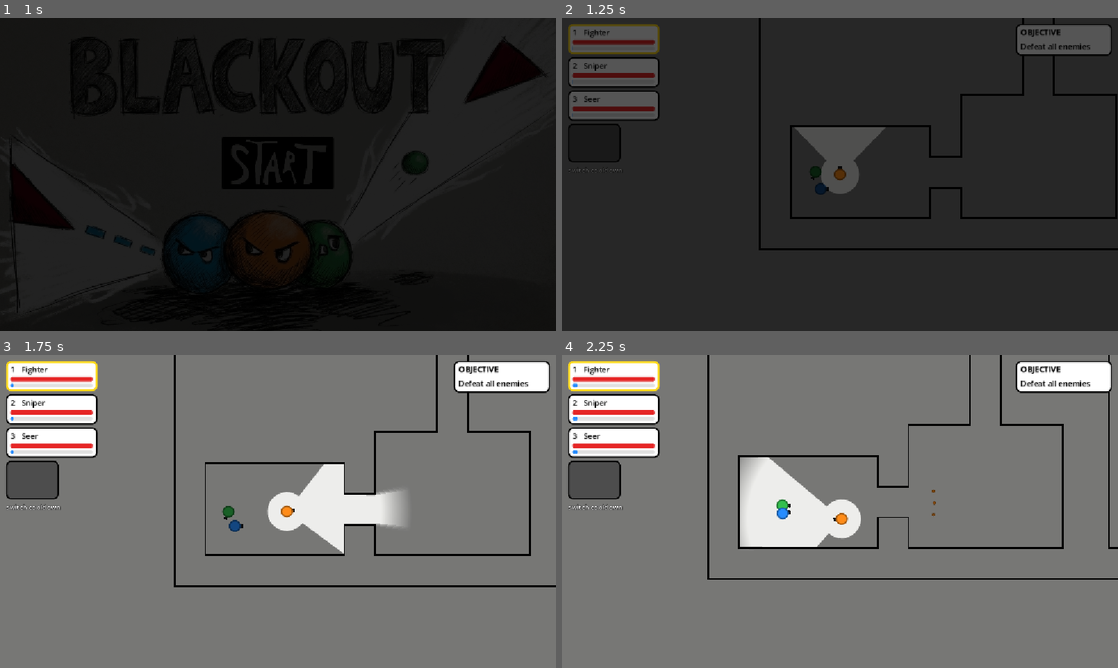
Above: before the commit, frames 1-4 (two rows, left to right).
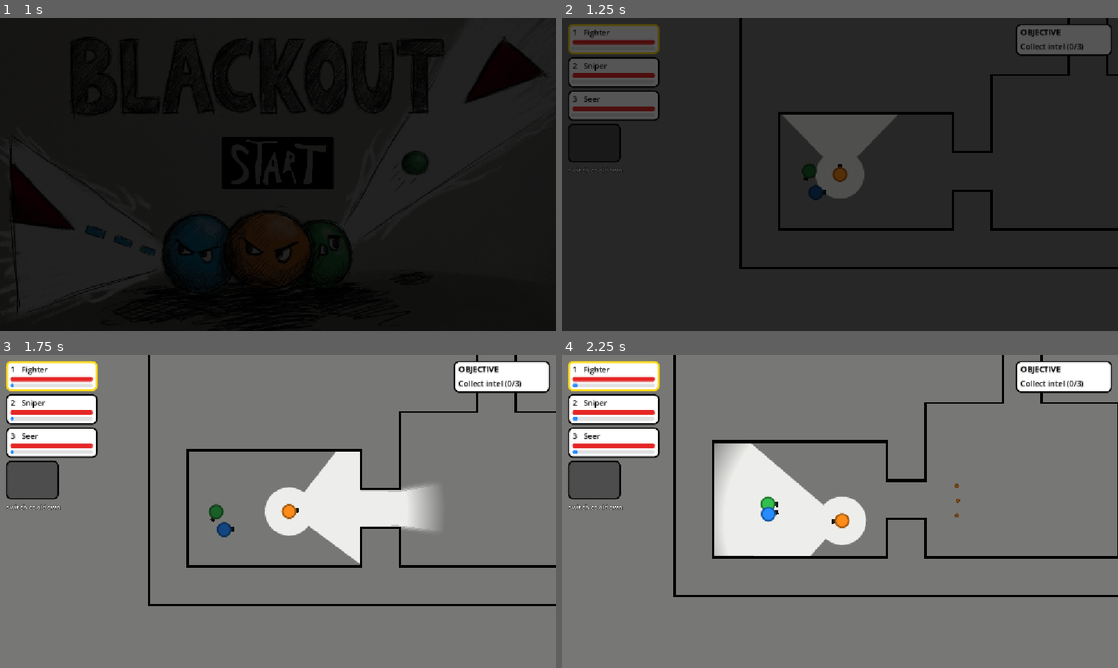
Above: after the commit, the same moments.

Repository: janarialtdorf/blackout-game
Game: Godot game, scene res://ui/start_menu.tscn
Same seed, same stepped clock (60 frames per second), same inputs: the game is played once before the commit and once after it. Sound files missing from this copy of the repository are replaced by a short silence.
Inputs (mouse positions are in pixels of both pictures, inside the frame that each line leads up to):
- Up to frame 1 (1 s): click (278, 161) at 0.5 s
- Up to frame 2 (1.25 s): no input
- Up to frame 3 (1.75 s): move the mouse to (400, 495) at 1.27 s; press the mouse at (400, 495) at 1.28 s; hold D (move_right) from 1.28 s (still down)
- Up to frame 4 (2.25 s): move the mouse to (728, 527) at 2.02 s; release D (move_right) at 2.03 s; release the mouse at (728, 527) at 2.03 s; hold S (move_down) from 2.03 s (still down); click (728, 527) at 2.1 s

Frame 1 is identical in both runs. In frame 2, 5.4% of the frame differs, in the area x 31-100%, y 0-81%; in frame 3, 7.2%; in frame 4, 7.9%, in the area x 20-100%, y 0-78%.

Commit message:
feat(gameplay): added different fov for characters

Diff:
--- a/abilities/reveal_ability.gd
+++ b/abilities/reveal_ability.gd
@@ -4,9 +4,13 @@
 
 @export var duration: float = 3.0
 @export var team_wall_sight: bool = false
+## Camera zoom while the effect lasts and you play this hero (below 1 = see more). 0 = unchanged.
+@export var camera_zoom: float = 0.0
 
 
-func _apply(_hero: Hero) -> void:
+func _apply(hero: Hero) -> void:
 	VisionComponent.reveal_all(duration)
+	if camera_zoom > 0.0:
+		hero.override_camera_zoom(camera_zoom, duration)
 	if team_wall_sight:
 		VisionComponent.grant_wall_sight(duration)
--- a/components/hurtbox.gd
+++ b/components/hurtbox.gd
@@ -4,8 +4,10 @@
 ## owner's hurtbox physics layer (hero_hurtbox / enemy_hurtbox). Damage goes to `health`.
 
 @export var health: HealthComponent
+## Multiplies every hit (rounded), e.g. 0.5 = takes half damage.
+var damage_scale := 1.0
 
 
 ## Returns the damage actually dealt.
 func take_hit(damage: int) -> int:
-	return health.take_damage(damage)
+	return health.take_damage(roundi(damage * damage_scale))
--- a/components/weapon_component.gd
+++ b/components/weapon_component.gd
@@ -10,6 +10,8 @@
 @export var stats: WeaponStats
 ## What stops this weapon's bullets: walls + the targets' hurtbox layer.
 @export_flags_2d_physics var hit_mask: int = 1
+## Multiplies the damage of every projectile fired (rounded), e.g. 0.5 = half damage.
+var damage_scale := 1.0
 
 @onready var _cooldown: Timer = $Cooldown
 @onready var _sound: AudioStreamPlayer2D = $Sound
@@ -38,7 +40,7 @@
 	var projectile: Projectile = PROJECTILE_SCENE.instantiate()
 	projectile.speed = stats.projectile_speed
 	projectile.max_distance = stats.max_range
-	projectile.damage = damage
+	projectile.damage = roundi(damage * damage_scale)
 	projectile.hit_mask = hit_mask
 	projectile.pierces = stats.pierces
 	projectile.weapon = self
--- a/heroes/fighter/fighter_stats.tres
+++ b/heroes/fighter/fighter_stats.tres
@@ -23,4 +23,5 @@
 weapon = ExtResource("3")
 ultimate = SubResource("Resource_ultimate")
 vision_angle = 88.358
+camera_zoom = 1.25
 visual_scene = ExtResource("2")
--- a/heroes/hero.gd
+++ b/heroes/hero.gd
@@ -8,6 +8,8 @@
 
 ## Teammates stop walking once they are this close to their spot behind the leader.
 const FOLLOW_SLACK := 120.0
+## AI teammates take and deal this share of damage, so the hero you play matters most.
+const TEAMMATE_DAMAGE_SCALE := 0.5
 
 @export var stats: HeroStats
 
@@ -16,12 +18,17 @@
 	set(value):
 		controlled = value
 		vision.active = value
+		var damage_scale := 1.0 if value else TEAMMATE_DAMAGE_SCALE
+		weapon.damage_scale = damage_scale
+		$Hurtbox.damage_scale = damage_scale
 var leader: Hero
 ## Where this teammate walks to, relative to the leader (rotates with the leader).
 var follow_offset := Vector2.ZERO
 var visual: Visual
 var _dash_velocity := Vector2.ZERO
 var _dash_time_left := 0.0
+var _zoom_override := 0.0
+var _zoom_override_left := 0.0
 
 @onready var weapon: WeaponComponent = $WeaponComponent
 @onready var health: HealthComponent = $HealthComponent
@@ -51,6 +58,17 @@
 		stats.ultimate.activate(self)
 
 
+## Uses `zoom` instead of stats.camera_zoom for `seconds` (e.g. during an ultimate).
+func override_camera_zoom(zoom: float, seconds: float) -> void:
+	_zoom_override = zoom
+	_zoom_override_left = seconds
+
+
+## The camera zoom the Squad should use while you play this hero.
+func camera_zoom() -> float:
+	return _zoom_override if _zoom_override_left > 0.0 else stats.camera_zoom
+
+
 ## Moves the hero by `offset` over `duration` seconds, ignoring input. Ends early at a wall or
 ## body in the way. Use with `await`.
 func dash(offset: Vector2, duration: float) -> void:
@@ -60,6 +78,7 @@
 
 
 func _physics_process(delta: float) -> void:
+	_zoom_override_left -= delta
 	if _dash_time_left > 0.0:
 		_dash_step(delta)
 		return
--- a/heroes/seer/seer_stats.tres
+++ b/heroes/seer/seer_stats.tres
@@ -10,6 +10,7 @@
 script = ExtResource("4")
 duration = 8.0
 team_wall_sight = true
+camera_zoom = 0.75
 effect_scene = ExtResource("6")
 
 [resource]
@@ -22,4 +23,5 @@
 vision_range = 170.0
 vision_angle = 360.0
 sees_through_walls = true
+camera_zoom = 1.25
 visual_scene = ExtResource("2")
--- a/heroes/squad.gd
+++ b/heroes/squad.gd
@@ -8,6 +8,8 @@
 
 ## Where teammates walk to, behind the hero you control (x = forward, y = sideways).
 const FOLLOW_OFFSETS: Array[Vector2] = [Vector2(-120, -90), Vector2(-80, 60)]
+## How fast the camera eases to the active hero's zoom, in zoom units per second.
+const ZOOM_SPEED := 1.0
 
 ## Seconds after a switch before you can switch again (shared by all heroes).
 @export var switch_cooldown: float = 3.0
@@ -26,12 +28,15 @@
 		hero.health.died.connect(_on_hero_died.bind(hero))
 	_hud.show_squad(heroes, _cooldown)
 	_set_active(heroes[0])
+	camera.zoom = Vector2.ONE * active.camera_zoom() # no zoom animation at level start
 	camera.global_position = active.global_position
 	camera.reset_smoothing()
 
 
-func _physics_process(_delta: float) -> void:
+func _physics_process(delta: float) -> void:
 	camera.global_position = active.global_position
+	# Eased every frame (not tweened once), so a zoom that ends mid-ultimate or a switch both just work.
+	camera.zoom = camera.zoom.move_toward(Vector2.ONE * active.camera_zoom(), ZOOM_SPEED * delta)
 
 
 func _unhandled_input(event: InputEvent) -> void:
--- a/levels/level.gd
+++ b/levels/level.gd
@@ -1,8 +1,8 @@
 class_name Level
 extends Node2D
 ## Root of every level. Runs the mission: a wiped squad fails it; reaching a LevelExit goes
-## to next_level, or wins the game if there is none. While any enemy in the level is alive,
-## the exits stay locked.
+## to next_level, or wins the game if there is none. While any Boss in the level is alive or
+## any required Collectible is left, the exits stay locked.
 ## Expects a child named "Squad".
 
 const RESULT_SCREEN := preload("res://ui/result_screen.tscn")
@@ -14,7 +14,6 @@
 @export_file("*.tscn") var next_level: String
 
 var _exits: Array[LevelExit] = []
-var _enemies_alive := 0
 var _bosses_alive := 0
 var _collectibles: Array[Collectible] = []
 var _objective: ObjectivePanel
@@ -26,15 +25,16 @@
 	_exits.assign(find_children("*", "LevelExit"))
 	for exit in _exits:
 		exit.reached.connect(_on_exit_reached)
-	for enemy: Enemy in find_children("*", "Enemy"):
-		_enemies_alive += 1
-		enemy.health.died.connect(_on_enemy_died.bind(enemy is Boss))
-		if enemy is Boss:
-			_bosses_alive += 1
-			enemy.appeared.connect(_show_boss_bar.bind(enemy))
+	for boss: Boss in find_children("*", "Boss"):
+		_bosses_alive += 1
+		boss.health.died.connect(_on_boss_died)
+		boss.appeared.connect(_show_boss_bar.bind(boss))
+	_collectibles.assign(find_children("*", "Collectible"))
+	for item in _collectibles:
+		item.collected.connect(_update_objective)
 	_objective = OBJECTIVE_PANEL.instantiate()
 	add_child(_objective)
-	_update_exits()
+	_update_objective()
 
 
 func _show_boss_bar(boss: Boss) -> void:
@@ -43,22 +43,38 @@
 	bar.show_boss(boss)
 
 
-func _on_enemy_died(was_boss: bool) -> void:
-	_enemies_alive -= 1
-	if was_boss:
-		_bosses_alive -= 1
-	_update_exits()
+func _on_boss_died() -> void:
+	_bosses_alive -= 1
+	_update_objective()
 
 
-func _update_exits() -> void:
+# Lists what is left to do, one line each, and locks the exits until only the exit is left.
+func _update_objective() -> void:
+	var goals: Array[String] = []
+	if _bosses_alive > 0:
+		goals.append("Defeat the boss")
+	goals.append_array(_collectible_goals(true))
+	var locked := not goals.is_empty()
+	if not locked:
+		goals.append("Reach the exit")
+	goals.append_array(_collectible_goals(false))
 	for exit in _exits:
-		exit.locked = _enemies_alive > 0
-	if _bosses_alive > 0:
-		_objective.show_objective("Defeat the boss")
-	elif _enemies_alive > 0:
-		_objective.show_objective("Defeat all enemies")
-	else:
-		_objective.show_objective("Reach the exit")
+		exit.locked = locked
+	_objective.show_objective("\n".join(goals))
+
+
+# "<label> (found/total)" per label. Finished required labels are left out; bonus ones stay.
+func _collectible_goals(required: bool) -> Array[String]:
+	var counts := {} # label -> Vector2i(found, total)
+	for item in _collectibles:
+		if item.required == required:
+			counts[item.label] = counts.get(item.label, Vector2i.ZERO) + Vector2i(int(item.is_collected), 1)
+	var goals: Array[String] = []
+	for label: String in counts:
+		var count: Vector2i = counts[label]
+		if not required or count.x < count.y:
+			goals.append("%s (%d/%d)" % [label, count.x, count.y])
+	return goals
 
 
 func _on_squad_wiped() -> void:
--- a/levels/level_2.tscn
+++ b/levels/level_2.tscn
@@ -1,11 +1,11 @@
-[gd_scene format=4]
+[gd_scene format=4 uid="uid://ckce7m5lgbgv0"]
 
-[ext_resource type="Script" path="res://levels/level.gd" id="1_at1ld"]
-[ext_resource type="TileSet" path="res://levels/tiles/tile_set.tres" id="2_sd18g"]
-[ext_resource type="Script" path="res://levels/level_drawing.gd" id="3_vm7no"]
-[ext_resource type="Script" path="res://levels/level_navigation.gd" id="4_hbb88"]
-[ext_resource type="Script" path="res://levels/darkness.gd" id="5_wcjpl"]
-[ext_resource type="PackedScene" path="res://enemies/shooter/shooter.tscn" id="6_5orea"]
+[ext_resource type="Script" uid="uid://dlaqletukfc8u" path="res://levels/level.gd" id="1_at1ld"]
+[ext_resource type="TileSet" uid="uid://cg38w0x1tlsnv" path="res://levels/tiles/tile_set.tres" id="2_sd18g"]
+[ext_resource type="Script" uid="uid://b7not1q2toooy" path="res://levels/level_drawing.gd" id="3_vm7no"]
+[ext_resource type="Script" uid="uid://2ihq44qxg1ij" path="res://levels/level_navigation.gd" id="4_hbb88"]
+[ext_resource type="Script" uid="uid://b4sqengt4sjdm" path="res://levels/darkness.gd" id="5_wcjpl"]
+[ext_resource type="PackedScene" uid="uid://bxs6krlw7tiwh" path="res://enemies/shooter/shooter.tscn" id="6_5orea"]
 [ext_resource type="PackedScene" path="res://enemies/chaser/chaser.tscn" id="7_0ourt"]
 [ext_resource type="PackedScene" path="res://heroes/squad.tscn" id="8_w200a"]
 [ext_resource type="PackedScene" path="res://levels/level_exit.tscn" id="9_uo0vl"]
@@ -96,11 +96,11 @@
 position = Vector2(2448, 1168)
 
 [node name="Server" parent="." unique_id=945122326 instance=ExtResource("10_sd18g")]
-position = Vector2(2432, 192)
+position = Vector2(1950, 196)
 label = "Hack server"
 hold_time = 3.0
 
 [node name="Server2" parent="." unique_id=320702550 instance=ExtResource("10_sd18g")]
-position = Vector2(1808, 1104)
+position = Vector2(770, 590)
 label = "Hack server"
 hold_time = 3.0
--- a/levels/level_exit.gd
+++ b/levels/level_exit.gd
@@ -4,7 +4,7 @@
 
 signal reached
 
-## A locked exit is dimmed and ignores heroes. The Level unlocks it when every enemy is dead.
+## A locked exit is dimmed and ignores heroes. The Level unlocks it when every boss is dead and every required objective is done.
 @export var locked := false:
 	set(value):
 		locked = value
--- a/resources/hero_stats.gd
+++ b/resources/hero_stats.gd
@@ -17,6 +17,8 @@
 @export_range(10.0, 360.0) var vision_angle: float = 90.0
 ## Sees (and lights up) through walls.
 @export var sees_through_walls: bool = false
+## Camera zoom while you play this hero. Above 1 = closer, for heroes that see only nearby.
+@export var camera_zoom: float = 1.0
 @export_group("")
 ## A scene whose root uses visual.gd. Point this at your art scene to reskin the hero.
 @export var visual_scene: PackedScene
--- a/tests/test_boss.gd
+++ b/tests/test_boss.gd
@@ -63,5 +63,5 @@
 	boss.health.take_damage(boss.health.max_health)
 	await process_frame
 	check(not is_instance_valid(bar), "the boss bar goes away when the boss dies")
-	check(not exit.locked, "killing the boss (last enemy) unlocks the exit")
-	check(objective.get_node("%Goal").text == "Reach the exit", "after the boss the objective says to reach the exit")
+	check(not exit.locked, "killing the boss unlocks the exit")
+	check(objective.get_node("%Goal").text.begins_with("Reach the exit"), "after the boss the objective says to reach the exit")
--- a/tests/test_mission.gd
+++ b/tests/test_mission.gd
@@ -38,13 +38,11 @@
 	await load_scene(chain[0])
 	team = squad()
 	var exit: LevelExit = current_scene.find_children("*", "LevelExit")[0]
-	check(exit.locked, "the exit starts locked while enemies live")
-	var enemies := get_nodes_in_group(&"enemies")
-	for enemy: Enemy in enemies.slice(1):
-		enemy.health.take_damage(enemy.health.max_health)
-	check(exit.locked, "one enemy left keeps the exit locked")
-	enemies[0].health.take_damage(enemies[0].health.max_health)
-	check(not exit.locked, "killing every enemy unlocks the exit")
+	check(exit.locked, "the exit starts locked while objectives are left")
+	complete_objectives()
+	check(not exit.locked, "finishing the objectives unlocks the exit while enemies still live")
+	for enemy in get_nodes_in_group(&"enemies"):
+		enemy.free() # so they can't kill the squad while it walks to the exit
 	team.heroes[1].global_position = exit.global_position # an AI teammate first: should not count
 	await wait(5)
 	check(current_scene.scene_file_path == chain[0], "an AI teammate on the exit does nothing")
@@ -57,7 +55,8 @@
 	await load_scene(chain[-1])
 	exit = current_scene.find_children("*", "LevelExit")[0]
 	for enemy: Enemy in get_nodes_in_group(&"enemies"):
-		enemy.health.take_damage(enemy.health.max_health) # killed, not freed: every enemy must die to unlock the exit
+		enemy.health.take_damage(enemy.health.max_health) # killed, not freed: a boss must die to unlock the exit
+	complete_objectives()
 	await wait(2)
 	squad().active.global_position = exit.global_position
 	await wait(5)
--- a/tests/test_squad.gd
+++ b/tests/test_squad.gd
@@ -11,6 +11,7 @@
 
 	check(team.active == fighter and fighter.controlled and fighter.vision.active, "starts as hero 1 with its vision on")
 	check(not sniper.vision.active and not seer.vision.active, "teammates' vision is off")
+	check(team.camera.zoom == Vector2.ONE * 1.25, "the Fighter's camera starts zoomed in")
 
 	var fighter_spot := fighter.global_position
 	var sniper_spot := sniper.global_position
@@ -24,6 +25,7 @@
 	await physics_frame
 	check(team.active == sniper and sniper.controlled and not fighter.controlled, "key 2 switches control to hero 2")
 	check(sniper.vision.active and not fighter.vision.active, "vision moves with control")
+	check(team.camera.zoom == Vector2.ONE, "the camera zooms out to the Sniper's zoom after a switch")
 	_press("switch_3")
 	await physics_frame
 	check(team.active == sniper, "switching again right away is blocked by the shared cooldown")
@@ -51,6 +53,22 @@
 	await wait(60)
 	check(damage_taken(target) > 0, "AI teammates shoot enemies they have a clear line to")
 
+	# Teammates take and deal half damage; the controlled hero full.
+	check(fighter.get_node("Hurtbox").take_hit(20) == 10, "a teammate takes half damage from a hit")
+	check(seer.get_node("Hurtbox").take_hit(20) == 20, "the controlled hero takes full damage")
+	check(_fired_damage(fighter, 15) == 8 and _fired_damage(seer, 15) == 15, "a teammate's bullets do half damage (rounded)")
+	team.get_node("SwitchCooldown").stop()
+	team.try_switch(0)
+	check(_fired_damage(fighter, 15) == 15 and _fired_damage(seer, 15) == 8, "switching gives the new active hero full damage")
+
+
+func _fired_damage(hero: Hero, damage: int) -> int:
+	hero.weapon.fire_projectile(0.0, damage)
+	var projectile: Projectile = current_scene.get_child(-1)
+	var dealt := projectile.damage
+	projectile.free()
+	return dealt
+
 
 func _press(action: StringName) -> void:
 	var event := InputEventAction.new()
--- a/tests/test_ultimates.gd
+++ b/tests/test_ultimates.gd
@@ -134,6 +134,12 @@
 	fighter.global_position = Vector2(176, 112)
 	fighter.rotation = 0.0
 	check(fighter.vision.can_see(Vector2(320, 112)), "during the Seer's ultimate the Fighter sees through walls too")
+	await wait(60)
+	check(team.camera.zoom == Vector2.ONE * 0.75, "during the Seer's ultimate the camera zooms out to 0.75")
+	seer.override_camera_zoom(0.75, 0.1) # end the zoom early instead of waiting 8 s
+	seer.set_physics_process(true) # its zoom timer counts down there
+	await wait(60)
+	check(team.camera.zoom == Vector2.ONE * 1.25, "when it ends the camera goes back to the Seer's 1.25")
 	await load_scene(TEST_ROOM, true)
 	fighter = squad().heroes[0]
 	fighter.global_position = Vector2(176, 112)
Not shown, changed: CLAUDE.md
